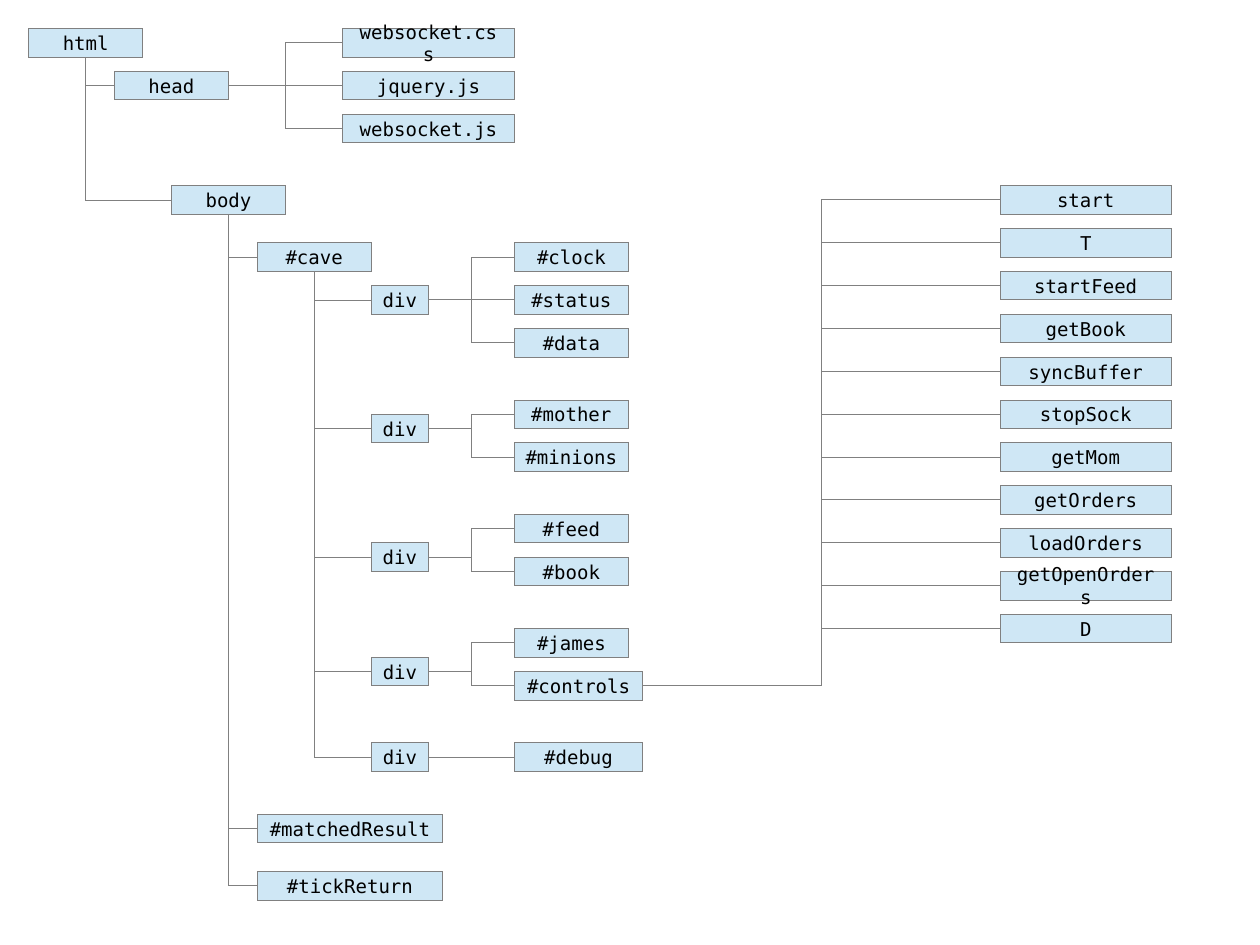
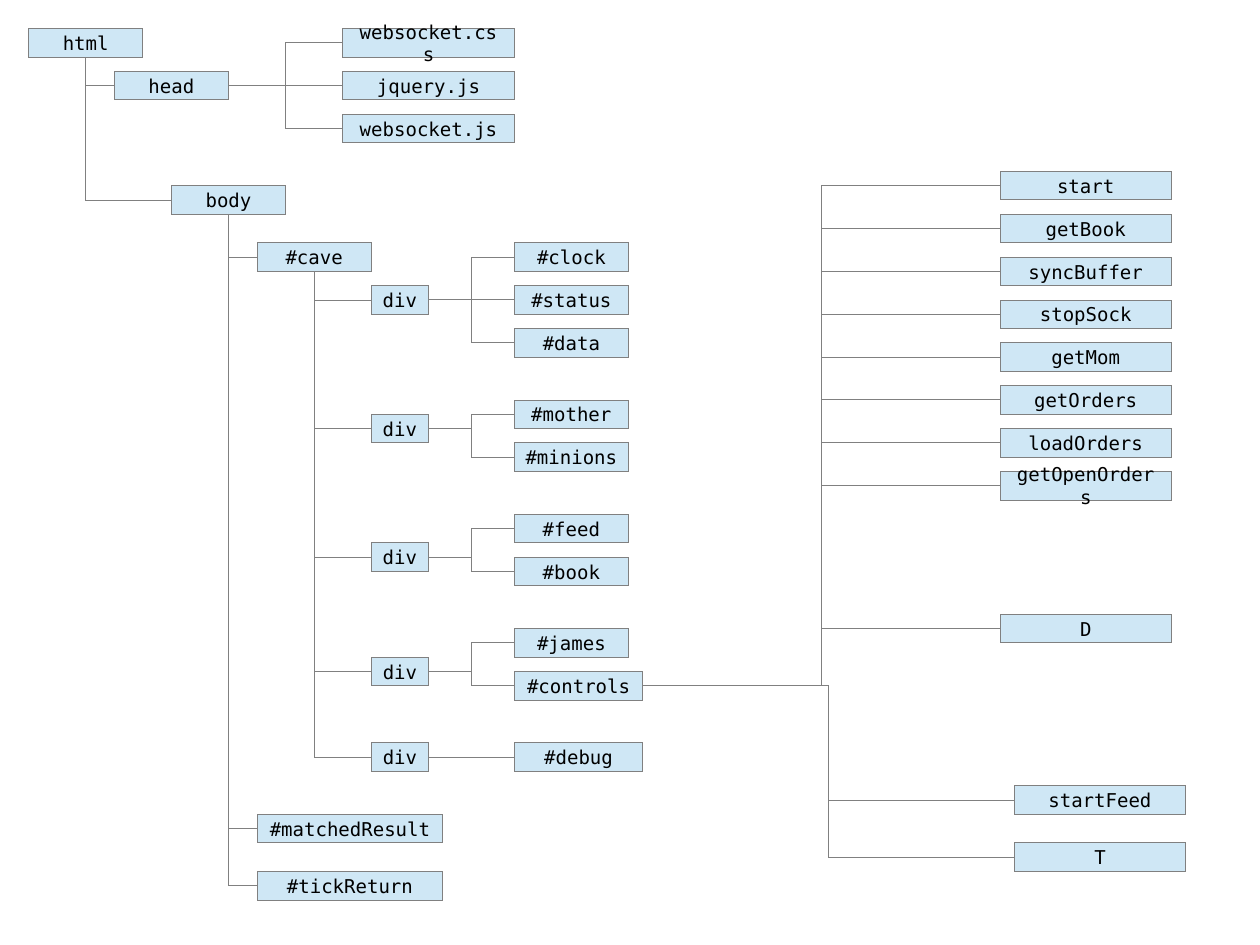
Before and after one commit to JamesLeB/Stout, a slide deck: slide 2 of Documents/Zek.odp. Drawn at 1260x945 pixels with LibreOffice and Linux fonts; fonts in the diff are those of the drawing. Boxes give left, top, right and bottom in pixels: in the first picture for what was removed or moved away, otherwise in the second. Text is boxed around its words. In the diff, an @@ line names an element or a change of style, - is before the commit and + after.

Commit message:
update doc

```diff
--- a/Documents/Zek.odp
+++ b/Documents/Zek.odp
@@ rectangle "start": place and size @@
-rectangle "start" at box(1000, 185, 1172, 214)
+rectangle "start" at box(1000, 172, 1172, 200)
@@ elbow line moved from (643, 686) - (1000, 200) to (643, 686) - (1000, 185) @@
@@ elbow line moved from (643, 686) - (1000, 328) to (643, 686) - (1000, 229) @@
@@ elbow line moved from (643, 686) - (1000, 372) to (643, 686) - (1000, 271) @@
@@ elbow line moved from (643, 686) - (1000, 414) to (643, 686) - (1000, 314) @@
@@ elbow line moved from (643, 686) - (1000, 457) to (643, 686) - (1000, 357) @@
@@ elbow line moved from (643, 686) - (1000, 500) to (643, 686) - (1000, 400) @@
@@ elbow line moved from (643, 686) - (1000, 543) to (643, 686) - (1000, 442) @@
@@ 7 rectangles: place and size @@
-7 rectangles at box(1000, 314, 1172, 600)
+7 rectangles at box(1000, 214, 1172, 500)
@@ elbow line moved from (643, 686) - (1000, 585) to (643, 686) - (1000, 486) @@
@@ elbow line moved from (643, 686) - (1000, 242) to (643, 686) - (1015, 858) @@
@@ elbow line moved from (643, 686) - (1000, 286) to (643, 686) - (1015, 800) @@
@@ rectangle "startFeed": place and size @@
-rectangle "startFeed" at box(1000, 271, 1172, 300)
+rectangle "startFeed" at box(1014, 785, 1186, 814)
@@ rectangle "T": place and size @@
-rectangle "T" at box(1000, 229, 1172, 257)
+rectangle "T" at box(1014, 843, 1186, 871)
```
Also in this commit, not shown: 1 slide removed.
